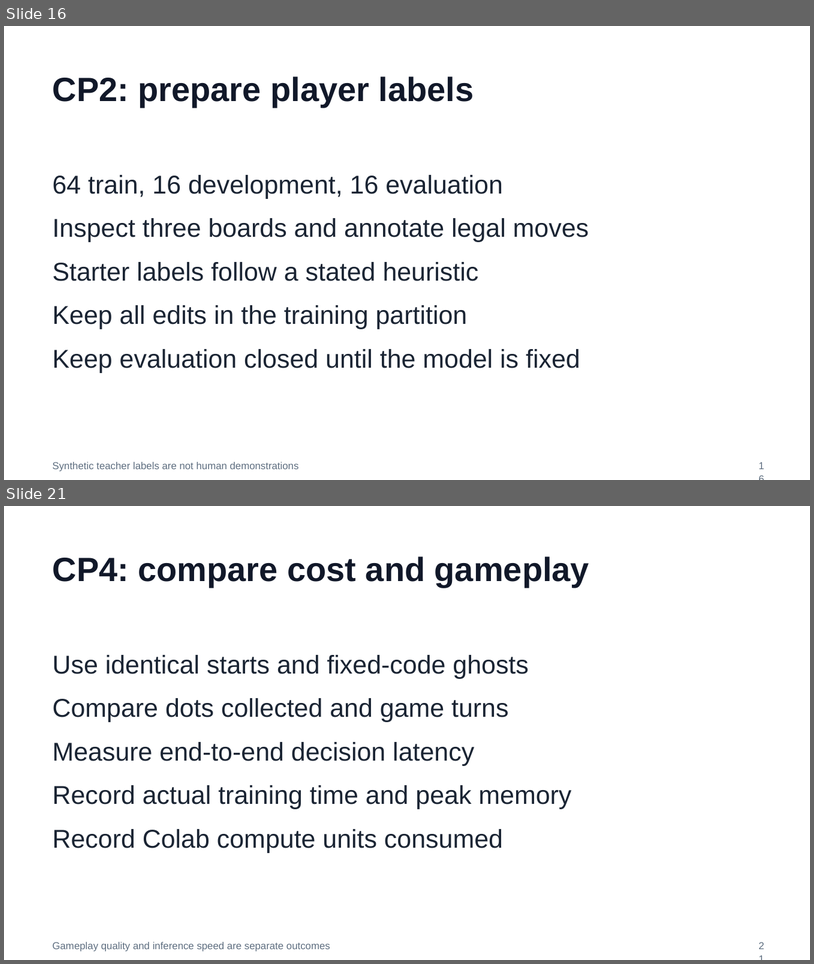
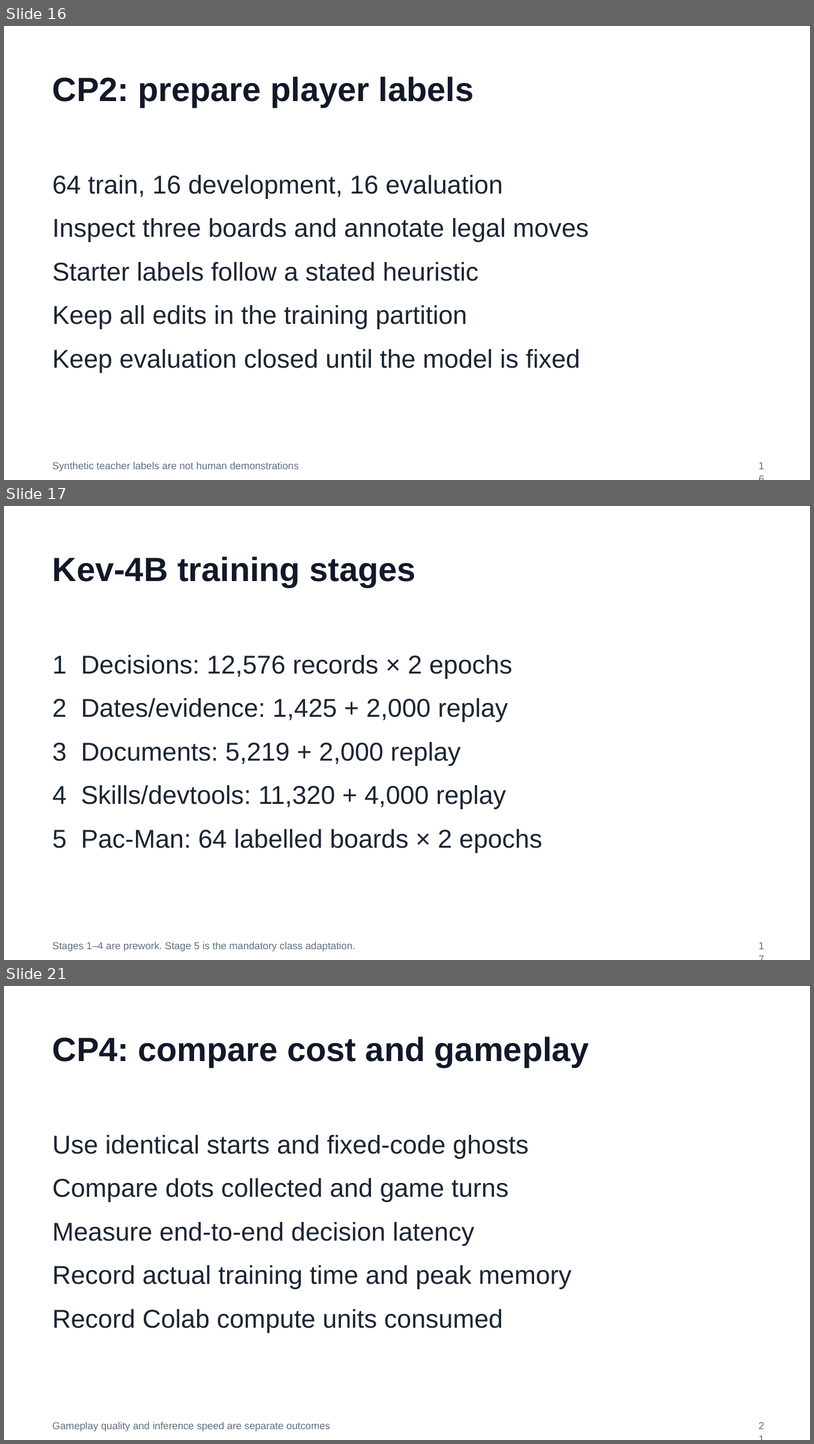
Before and after one commit to huixu11/QPlusLearning, a slide deck: labs/lab-01-kev-pacman/slides/pacman-lab.pptx. Shown one above the other, each under a label of ours: slides 16 and 21 before the commit, slides 16, 17 and 21 after it; the slides between them are not shown. The pictures are 814x964 and 814x1444 pixels, drawn with LibreOffice and Linux fonts; fonts in the diff are those of the drawing. Boxes give left, top, right and bottom in pixels: in the first picture for what was removed or moved away, otherwise in the second. Text is boxed around its words. In the diff, an @@ line names an element or a change of style, - is before the commit and + after.

Commit message:
Use Kev-4B curriculum with required optimized training kernels

```diff
--- a/labs/lab-01-kev-pacman/slides/pacman-lab.pptx
+++ b/labs/lab-01-kev-pacman/slides/pacman-lab.pptx
@@ slide 17 added at [4,506,810,960], background #FFFFFF @@
@@ title added at [53,556,416,587], 30 pt, text #111829, bold @@
+Kev-4B training stages
@@ text added at [53,655,542,852], 23 pt, text #1A2433 @@
+1 Decisions: 12,576 records × 2 epochs
+2 Dates/evidence: 1,425 + 2,000 replay
+3 Documents: 5,219 + 2,000 replay
+4 Skills/devtools: 11,320 + 4,000 replay
+5 Pac-Man: 64 labelled boards × 2 epochs
@@ text added at [751,930,777,947], 9 pt, text #5E6E80 @@
+17
@@ text added at [53,942,356,951], 9 pt, text #5E6E80 @@
+Stages 1–4 are prework. Stage 5 is the mandatory class adaptation.
```
Also in this commit, not shown: 7 slides changed, 1 slide removed, 21 other files.
